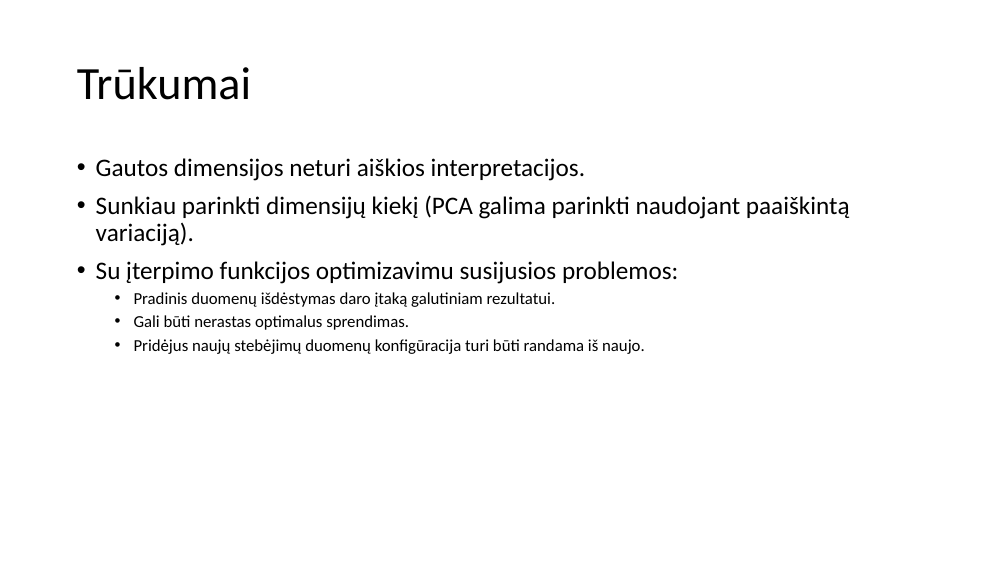
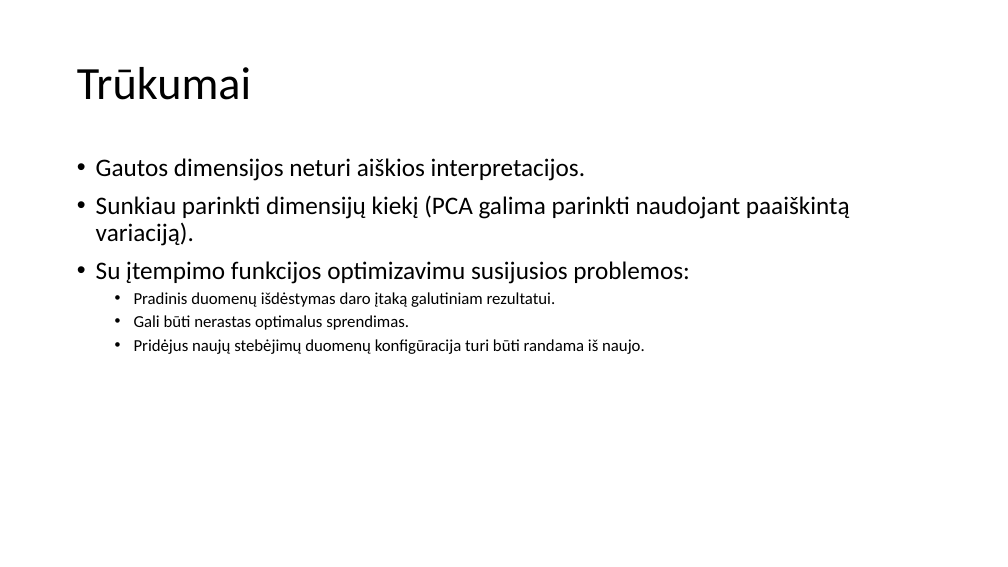
Before and after one commit to dovmar/PDVS, a slide deck: slide 26 of MDS/MDS_pristatymas.pptx. Drawn at 1008x567 pixels with LibreOffice and Linux fonts; fonts in the diff are those of the drawing. Boxes give left, top, right and bottom in pixels: in the first picture for what was removed or moved away, otherwise in the second. Text is boxed around its words. In the diff, an @@ line names an element or a change of style, - is before the commit and + after.

```diff
--- a/MDS/MDS_pristatymas.pptx
+++ b/MDS/MDS_pristatymas.pptx
@@ text at (x1=96, y1=261, x2=689, y2=284): text changed @@
-• Su įterpimo funkcijos optimizavimu susijusios problemos:
+• Su įtempimo funkcijos optimizavimu susijusios problemos:
```
Also in this commit, not shown: 7 other slides changed, 2 other files.
